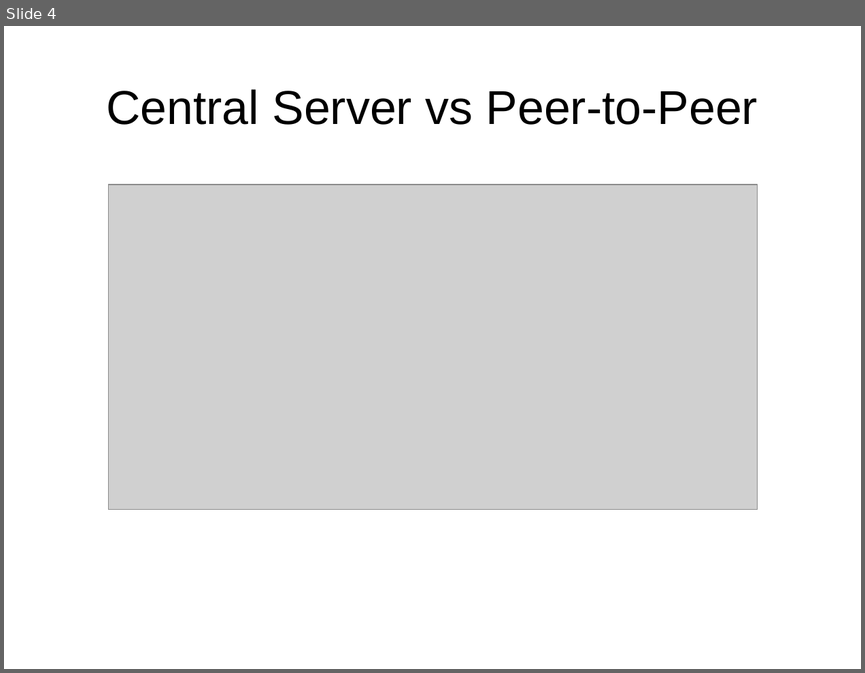
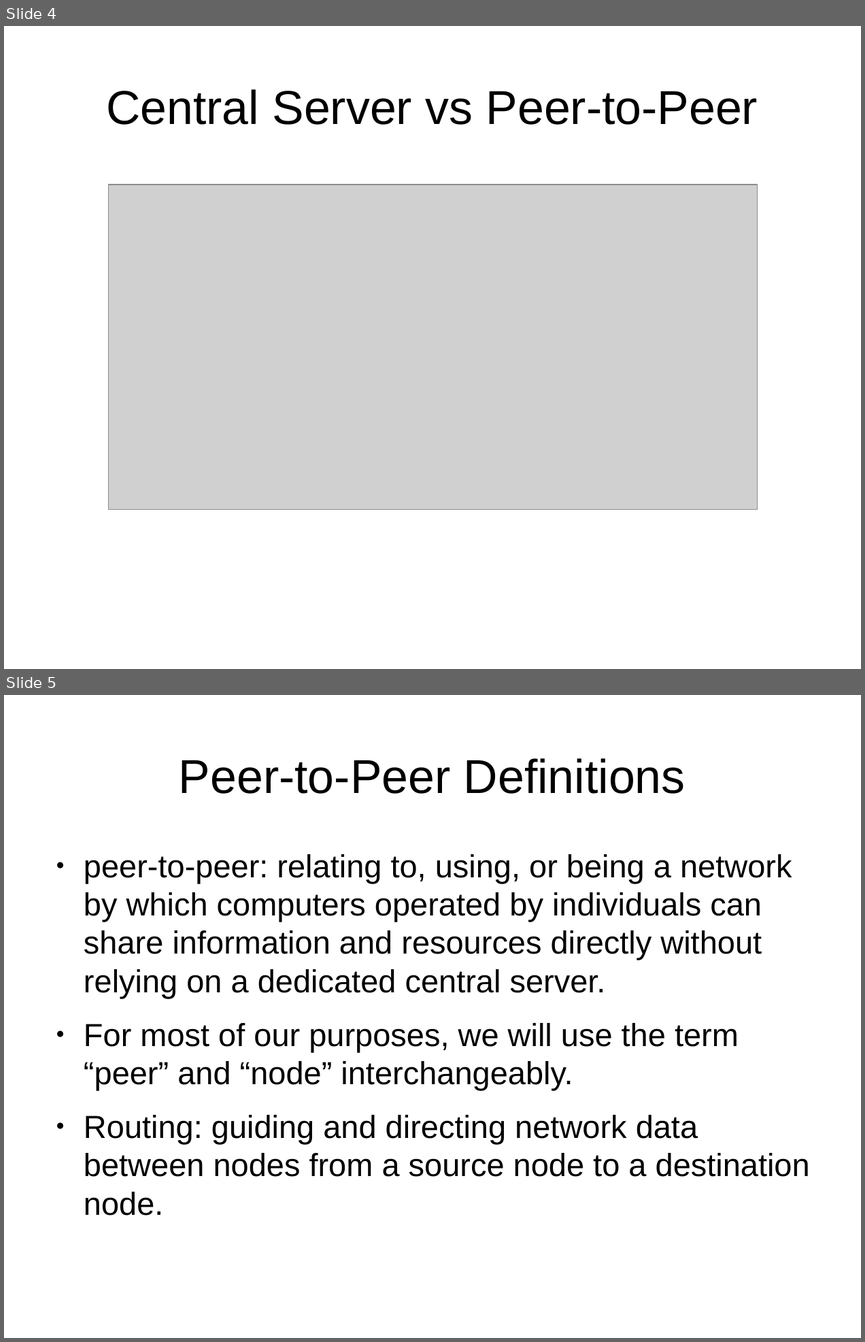
Before and after one commit to 8bitgeek/hive, a slide deck: docs/hive-slides.odp. Shown one above the other, each under a label of ours: slide 4 before the commit, slides 4 and 5 after it. The pictures are 865x673 and 865x1342 pixels, drawn with LibreOffice and Linux fonts; fonts in the diff are those of the drawing; grey boxes stand for pictures; background and template pictures are left out. Boxes give left, top, right and bottom in pixels: in the first picture for what was removed or moved away, otherwise in the second. Text is boxed around its words. In the diff, an @@ line names an element or a change of style, - is before the commit and + after.

```diff
--- a/docs/hive-slides.odp
+++ b/docs/hive-slides.odp
@@ slide 5 added at [4, 695, 861, 1338], background #FFFFFF @@
@@ title added at [179, 758, 685, 794], 44 pt, text #000000 @@
+Peer-to-Peer Definitions
@@ text added at [84, 854, 810, 1215], 29.6 pt, text #000000 @@
+● peer-to-peer: relating to, using, or being a network by which computers operated by individuals can share information and resources directly without relying on a dedicated central server.
+● For most of our purposes, we will use the term “peer” and “node” interchangeably.
+● Routing: guiding and directing network data between nodes from a source node to a destination node.
```
Also in this commit, not shown: 2 slides changed, 5 other slides added.
